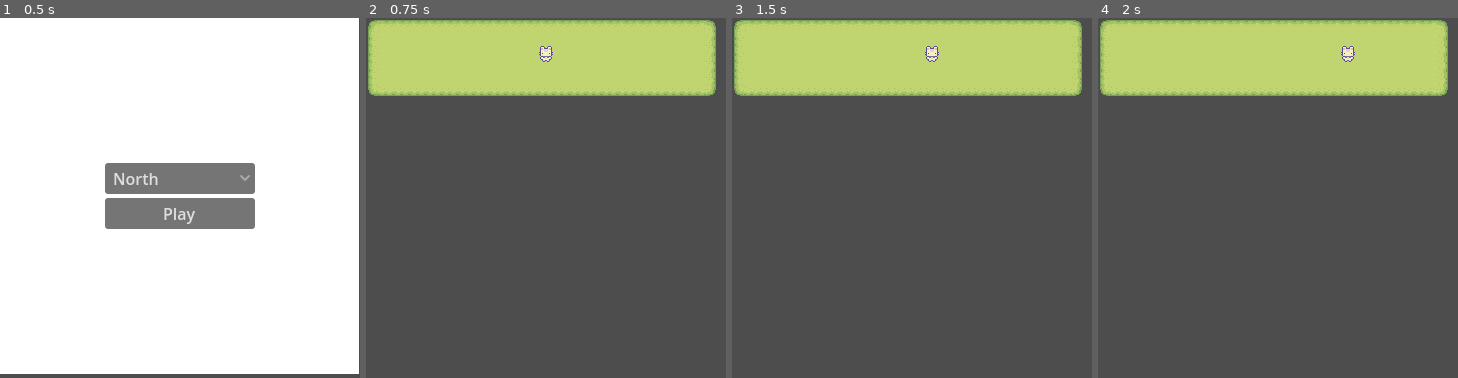
Above: before the commit, frames 1-4 (left to right).
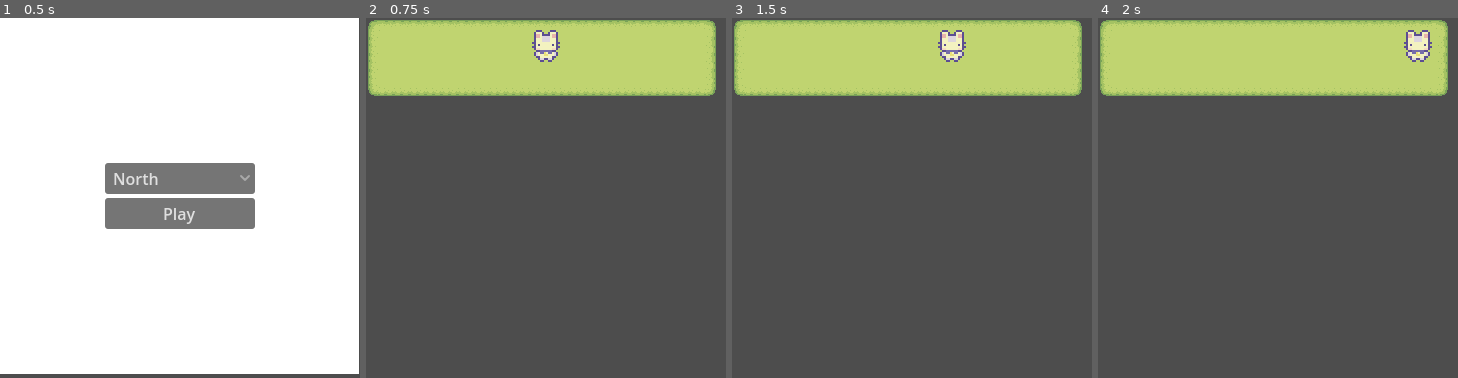
Above: after the commit, the same moments.

Repository: thiagoalgo/bordless-farm
Game: Godot game, scene res://scenes/scn_main.tscn
Same seed, same stepped clock (60 frames per second), same inputs: the game is played once before the commit and once after it.
Inputs:
- Up to frame 1 (0.5 s): no input
- Up to frame 2 (0.75 s): click "Play" at 0.5 s
- Up to frame 3 (1.5 s): tap Enter (ui_accept) at 1.25 s; hold Right (ui_right) from 1.28 s (still down)
- Up to frame 4 (2 s): keep holding Right (ui_right); tap Enter (ui_accept) at 1.52 s

Frame 1 is identical in both runs. In frame 2, 0.5% of the frame differs, in the area x 46-54%, y 3-13%; in frame 3, 0.7%, in the area x 53-65%, y 3-13%; in frame 4, 0.7%.

Commit message:
Increase player speed and update player scene
Doubled the player movement speed in scn_player.gd. Updated scn_player.tscn to scale the player, set the default animation to 'chopping_front', and hide the collision shape. Added input actions for walking directions in project.godot.

Diff:
--- a/project.godot
+++ b/project.godot
@@ -24,6 +24,25 @@
 window/stretch/aspect="ignore"
 window/per_pixel_transparency/allowed=true
 
+[input]
+
+walk_up={
+"deadzone": 0.2,
+"events": []
+}
+walk_down={
+"deadzone": 0.2,
+"events": []
+}
+walk_left={
+"deadzone": 0.2,
+"events": []
+}
+walk_right={
+"deadzone": 0.2,
+"events": []
+}
+
 [rendering]
 
 textures/canvas_textures/default_texture_filter=0
--- a/scenes/scn_player.gd
+++ b/scenes/scn_player.gd
@@ -1,7 +1,7 @@
 extends CharacterBody2D
 
 
-const SPEED := 100.0
+const SPEED := 200.0
 const JUMP_VELOCITY := -400.0
 
 var setup_done: bool = false
--- a/scenes/scn_player.tscn
+++ b/scenes/scn_player.tscn
@@ -391,15 +391,17 @@
 radius = 8.0
 
 [node name="Player" type="CharacterBody2D"]
+scale = Vector2(2, 2)
 script = ExtResource("1_5ljc5")
 
 [node name="AnimatedSprite2D" type="AnimatedSprite2D" parent="."]
 position = Vector2(0, -8)
 sprite_frames = SubResource("SpriteFrames_hhpqf")
-animation = &"idle_front"
+animation = &"chopping_front"
 autoplay = "idle_front"
-frame_progress = 0.0149421
+frame_progress = 0.433021
 
 [node name="CollisionShape2D" type="CollisionShape2D" parent="."]
+visible = false
 position = Vector2(0, -8)
 shape = SubResource("CircleShape2D_g2els")
